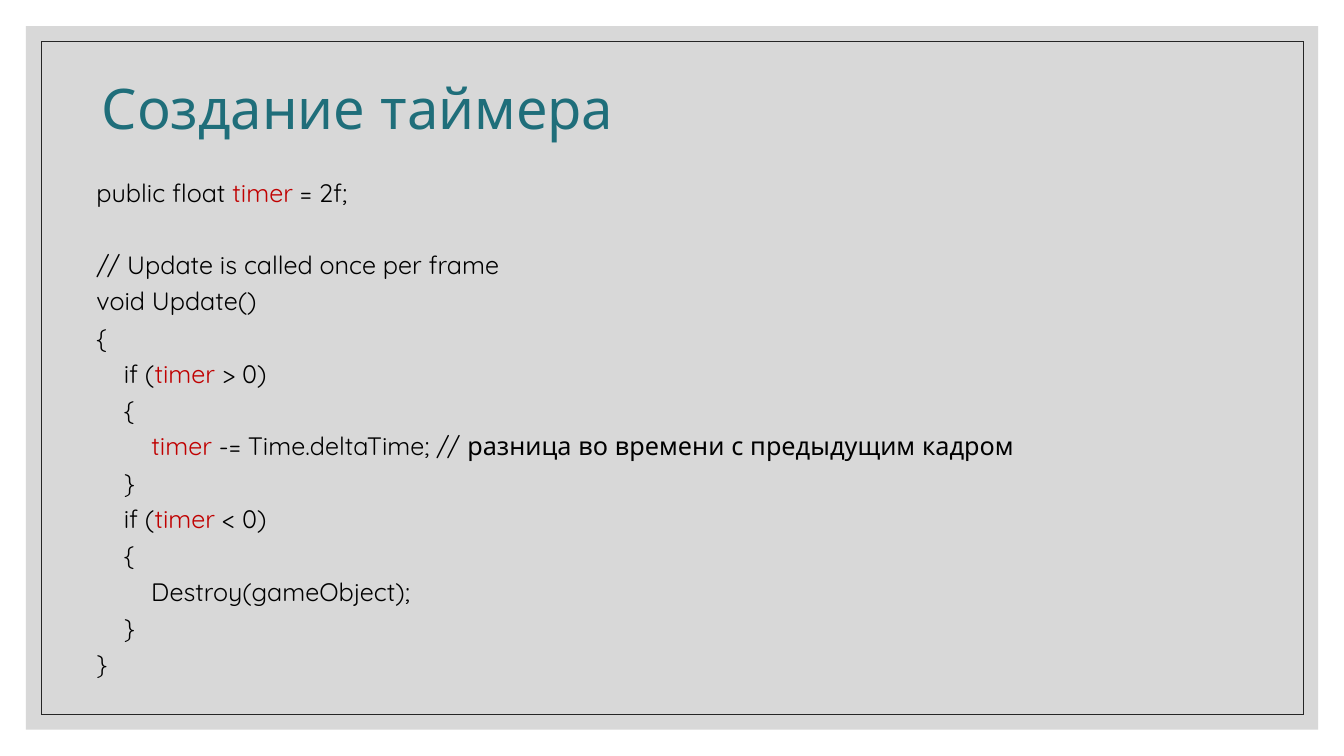
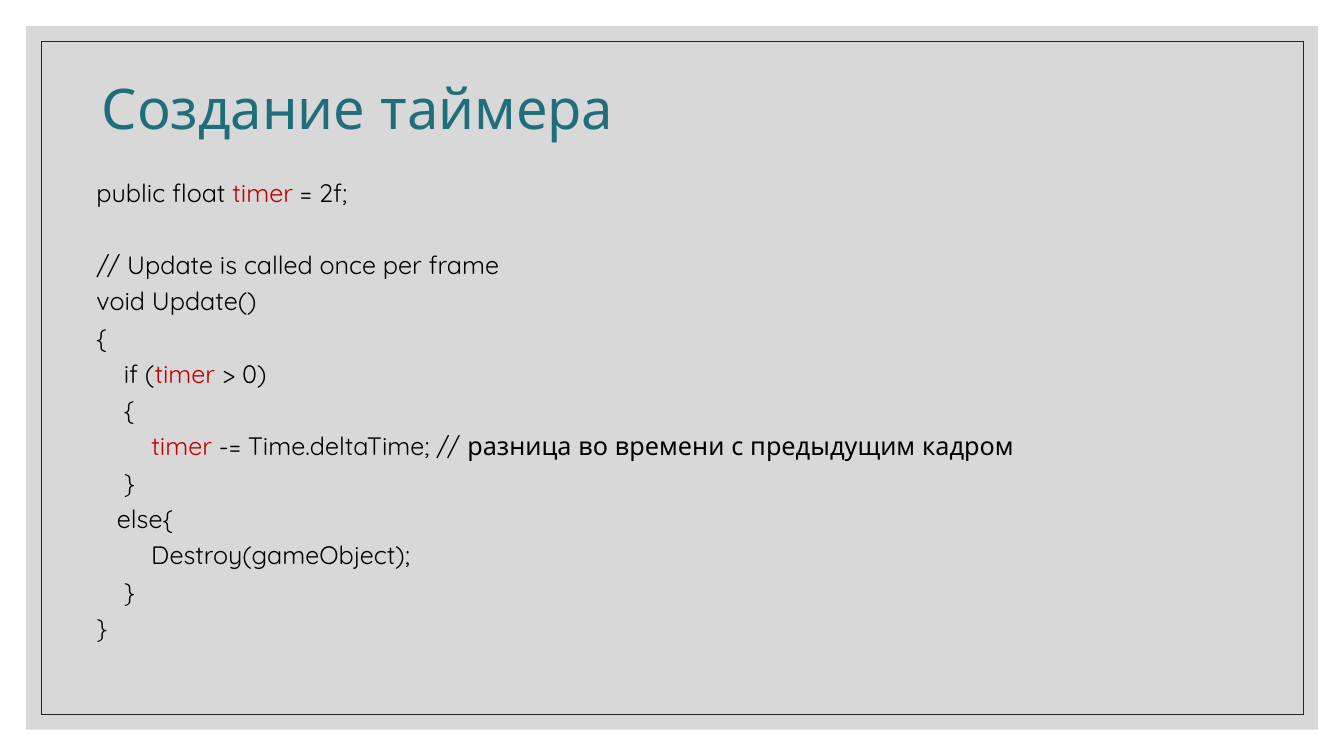
Before and after one commit to IriEfremova/LessonsCube, a slide deck: slide 2 of Unity/Lesson7/Разработка игр.pptx. Drawn at 1344x756 pixels with LibreOffice and Linux fonts; fonts in the diff are those of the drawing. Boxes give left, top, right and bottom in pixels: in the first picture for what was removed or moved away, otherwise in the second. Text is boxed around its words. In the diff, an @@ line names an element or a change of style, - is before the commit and + after.

```diff
--- a/Unity/Lesson7/Разработка игр.pptx
+++ b/Unity/Lesson7/Разработка игр.pptx
@@ text at [117, 509, 173, 533]: text changed @@
-if (timer < 0)
-{
+else{
```
Also in this commit, not shown: 1 other slide changed, 6 other files.
